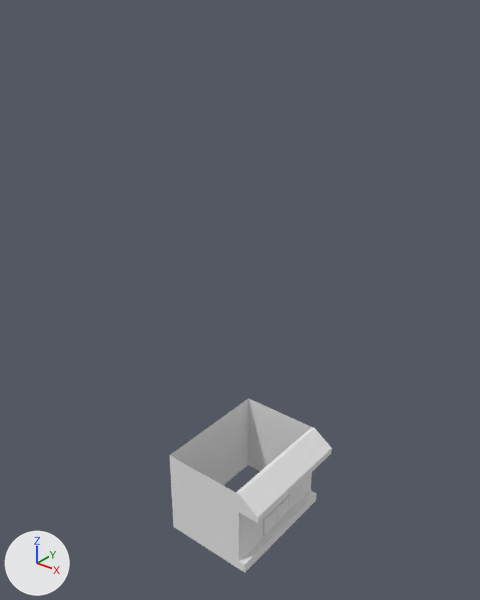
The Blender file Models/Building.blend as it was, and as the next commit left it.
One viewpoint serves both versions: a camera (50 mm lens) standing at (13.05, -13.45, 16.24) and looking at (2.36, -0.08, 7.95). The axes (+X, +Y, +Z) are drawn at lower left. The lights are the same throughout.

The scene before the commit, as lines of its bpy script (objects in view):
```python
me_cube = bpy.data.meshes.new('Cube')
me_cube.from_pydata(...)  # 213 vertices, 218 faces; spans x -1.32..2.12, y -1.98..1.98, z -0.99..1.96
me_cube.materials.append(mat_material_003)  # white #e7e7e7
me_cube_001 = bpy.data.meshes.new('Cube.001')
me_cube_001.from_pydata(...)  # 54 vertices, 46 faces; spans x -1.32..1.37, y -1.98..1.98, z 1.96..4.91
me_cube_001.materials.append(mat_material)  # white #e7e7e7
me_cube_002 = bpy.data.meshes.new('Cube.002')
me_cube_002.from_pydata(...)  # 72 vertices, 67 faces; spans x -1.32..1.37, y -1.98..1.98, z 1.96..5.18
me_cube_002.materials.append(mat_material)  # white #e7e7e7
ob_cube = bpy.data.objects.new('Cube', me_cube)
ob_cube.location = (2.41, 0.0, 1.0)
ob_cube_001 = bpy.data.objects.new('Cube.001', me_cube_001)
ob_cube_001.location = (2.41, 0.0, 1.0)
_m = ob_cube_001.modifiers.new('Array', 'ARRAY')
_m.count = 3
_m.constant_offset_displace = (0.0, 0.0, 0.0)
_m.relative_offset_displace = (0.0, 0.0, 1.0)
ob_cube_001.hide_viewport = True
ob_cube_004 = bpy.data.objects.new('Cube.004', me_cube_002)
ob_cube_004.location = (2.41, 0.0, 9.84)
ob_cube_004.hide_viewport = True
```
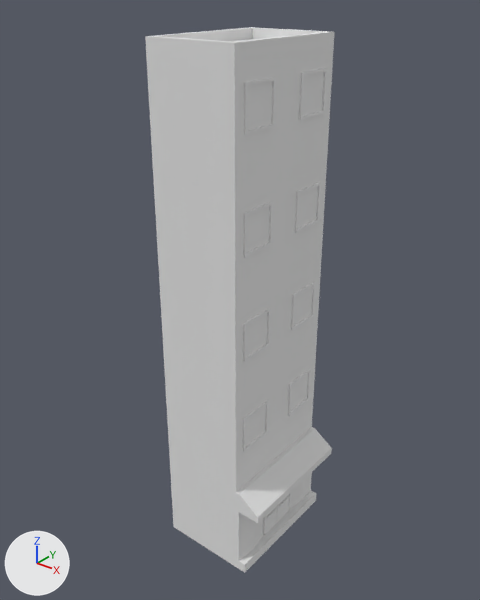
Location of each change, (x1, y1, x2, y2) in pixels of the pictures (480 x 600 px):
'Cube.001', shown
    after: (153, 160, 327, 492)
'Cube.004', shown
    after: (145, 27, 334, 193)

Edits to the bpy script that builds the scene:
```text
Change ob_cube_004:
    remove ob_cube_004.hide_viewport = True
Change ob_cube_001:
    remove ob_cube_001.hide_viewport = True
```
